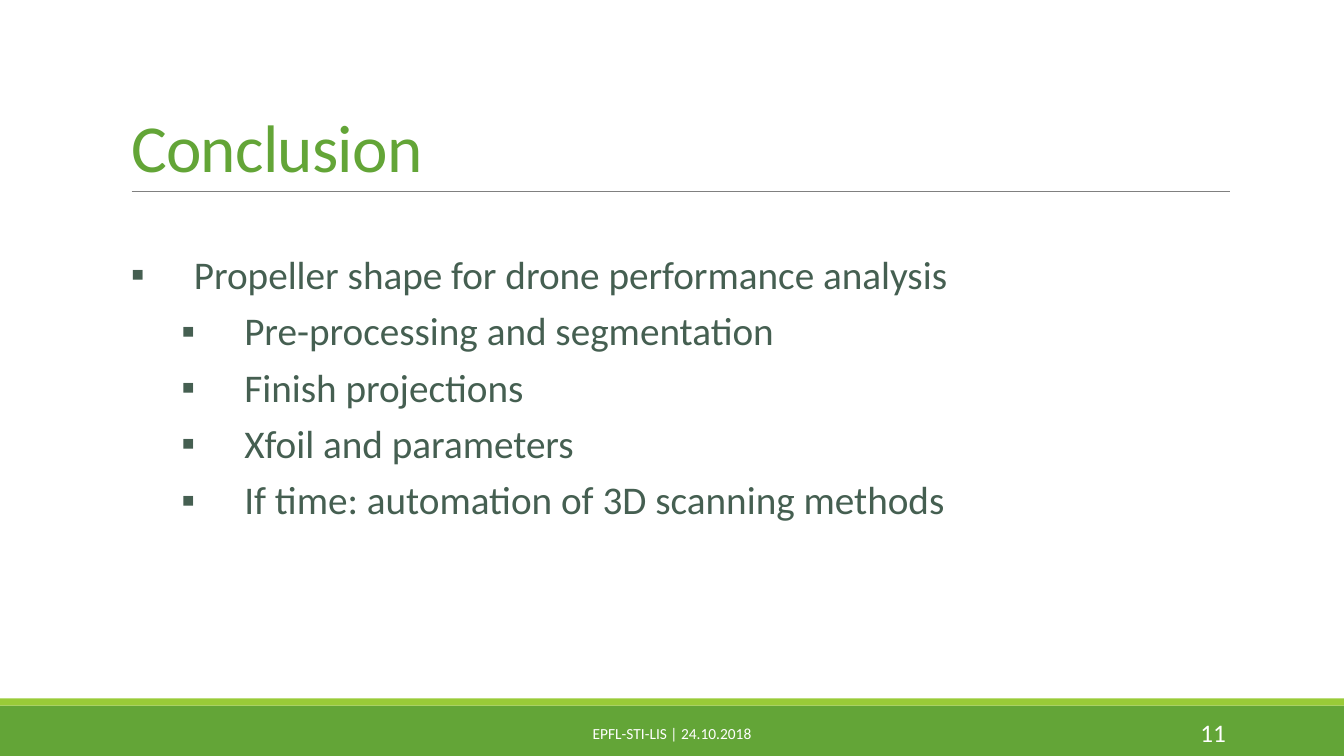
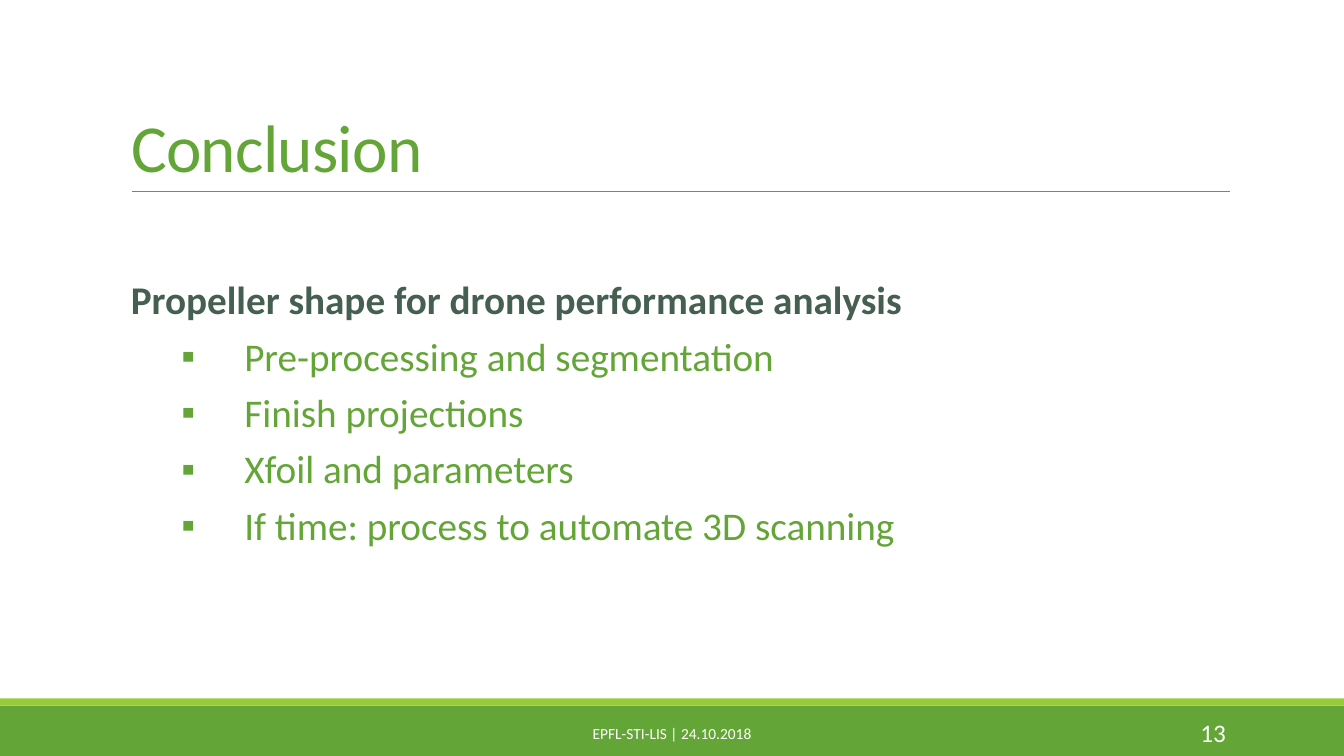
Before and after one commit to PaulineMauryL/PropellerProject, a slide deck: slide 13 of MIDTERM.pptx (slide 11 before the commit). Drawn at 1344x756 pixels with LibreOffice and Linux fonts; fonts in the diff are those of the drawing. Boxes give left, top, right and bottom in pixels: in the first picture for what was removed or moved away, otherwise in the second. Text is boxed around its words. In the diff, an @@ line names an element or a change of style, - is before the commit and + after.

```diff
--- a/MIDTERM.pptx
+++ b/MIDTERM.pptx
@@ text "Propeller shape for drone performance ...": place and size @@
-text "Propeller shape for drone performance ..." at [194, 261, 947, 521]
+text "Propeller shape for drone performance ..." at [131, 286, 901, 547]
@@ text at [131, 286, 901, 490]: bold on in "Propeller shape for drone performance analysis"; text colour #455F51 to #63A537 in "Pre-processing and segmentation", "Finish projections", "Xfoil and parameters"; bullet ▪ to none @@
@@ text at [244, 513, 894, 547]: text changed; text colour #455F51 to #63A537 @@
-  ▪ If time: automation of 3D scanning methods
+  ▪ If time: process to automate 3D scanning
@@ page number at [1200, 725, 1226, 742]: text changed @@
-11
+13
```
Also in this commit, not shown: 10 other slides changed, 3 slides added, 1 slide removed.
